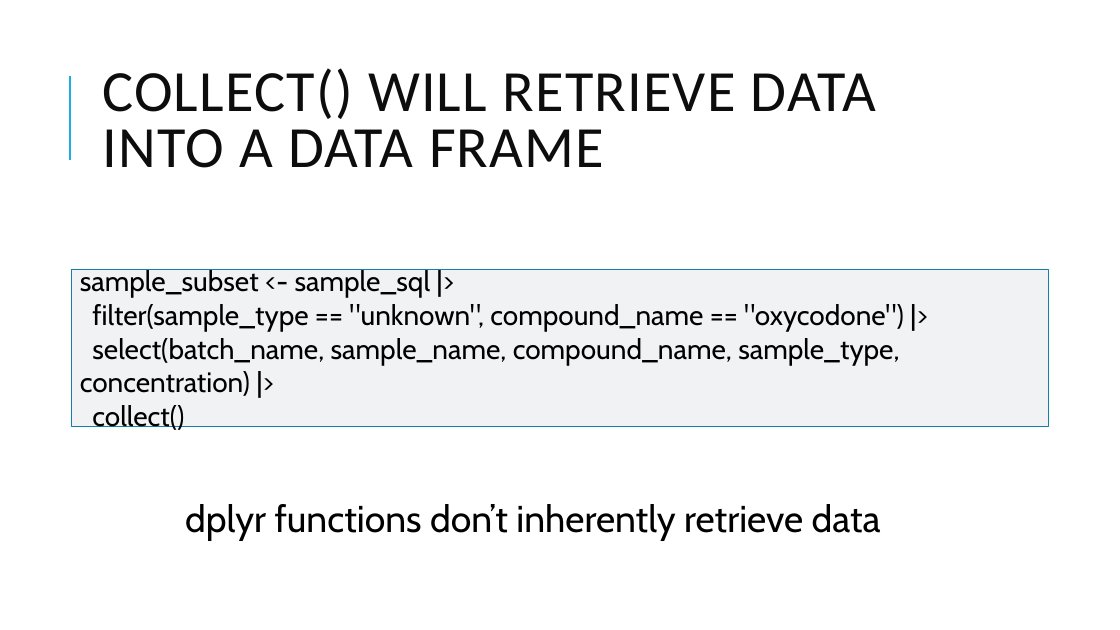
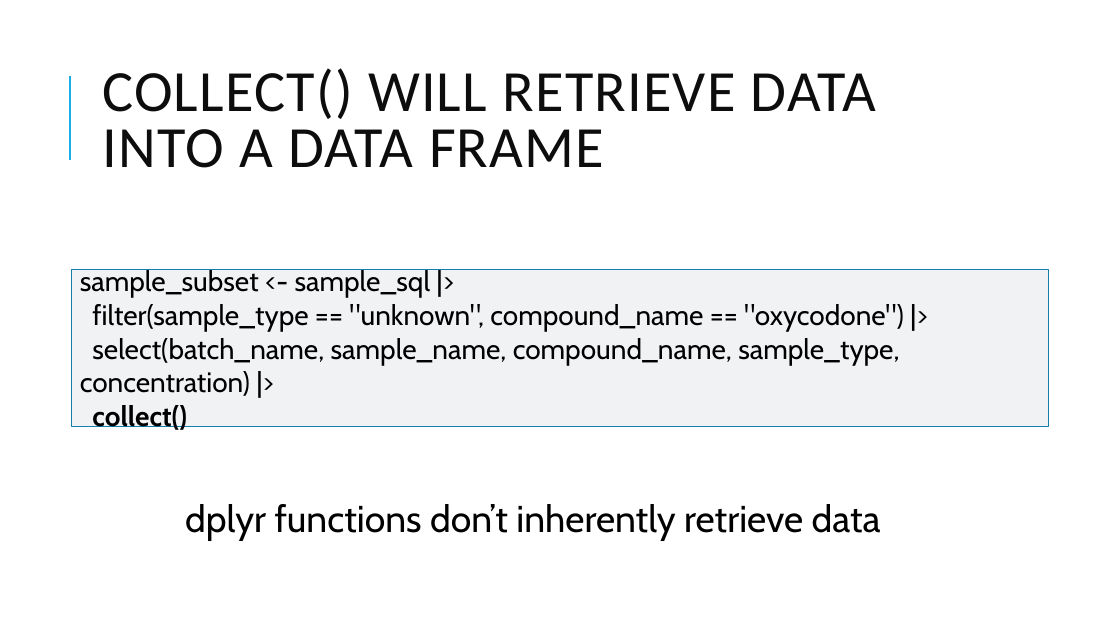
Before and after one commit to pcmathias/databases-dashboards-in-R, a slide deck: slide 36 of slides/03 - Databases with R.pptx. Drawn at 1120x630 pixels with LibreOffice and Linux fonts; fonts in the diff are those of the drawing. Boxes give left, top, right and bottom in pixels: in the first picture for what was removed or moved away, otherwise in the second. Text is boxed around its words. In the diff, an @@ line names an element or a change of style, - is before the commit and + after.

Commit message:
minor updates

```diff
--- a/slides/03 - Databases with R.pptx
+++ b/slides/03 - Databases with R.pptx
@@ text in rectangle at [92,405,187,430]: bold on in "collect()" @@
```
